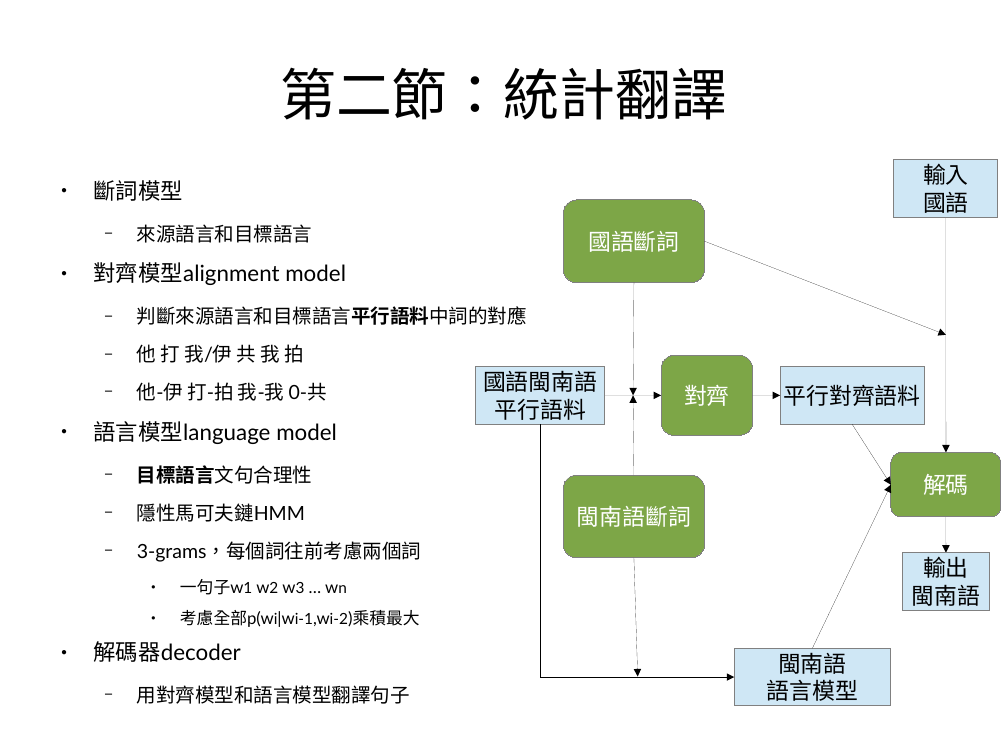
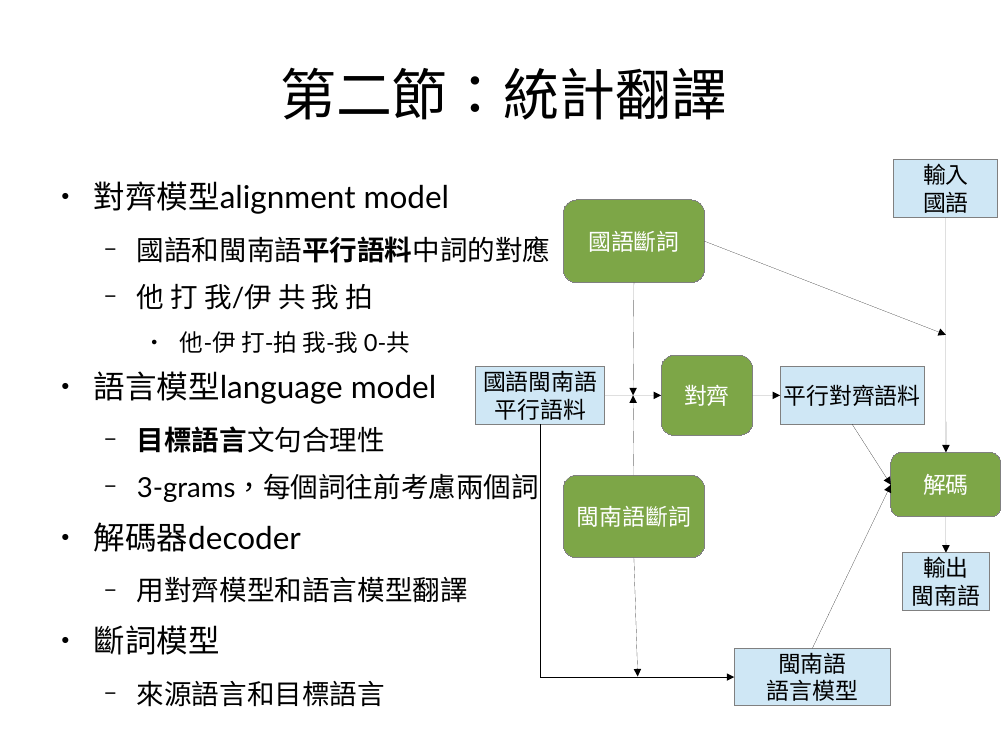
Before and after one commit to sih4sing5hong5/po3-ko3_tau5-iann2-phinn3, a slide deck: slide 6 of 翻譯報告.odp. Drawn at 1008x756 pixels with LibreOffice and Linux fonts; fonts in the diff are those of the drawing. Boxes give left, top, right and bottom in pixels: in the first picture for what was removed or moved away, otherwise in the second. Text is boxed around its words. In the diff, an @@ line names an element or a change of style, - is before the commit and + after.

```diff
--- a/翻譯報告.odp
+++ b/翻譯報告.odp
@@ text at (94,180,313,243): paragraphs removed @@
-● 斷詞模型
-  − 來源語言和目標語言
@@ text at (94,181,539,552): size 17.6 to 24.8 pt in "對齊模型alignment model", "語言模型language model", "解碼器decoder"; size 15.4 to 21.7 pt in "他 打 我/伊 共 我 拍", "目標語言文句合理性", "3-grams，每個詞往前考慮兩個詞"; size 15.4 to 18.6 pt in "他-伊 打-拍 我-我 0-共"; bullet − to ●; list level 2 to 3 in "他-伊 打-拍 我-我 0-共" @@
@@ text at (137,236,551,263): text changed; size 15.4 to 21.7 pt @@
-  − 判斷來源語言和目標語言平行語料中詞的對應
+  − 國語和閩南語平行語料中詞的對應
@@ text at (137,503,305,522): paragraph removed @@
-  − 隱性馬可夫鏈HMM
@@ text at (94,577,468,707): text changed; size 15.4 to 21.7 pt @@
-  − 用對齊模型和語言模型翻譯句子
+  − 用對齊模型和語言模型翻譯
+● 斷詞模型
+  − 來源語言和目標語言
@@ text at (180,579,420,627): paragraphs removed @@
-    ● 一句子w1 w2 w3 … wn
-    ● 考慮全部p(wi|wi-1,wi-2)乘積最大
```
Also in this commit, not shown: 15 other slides changed.
